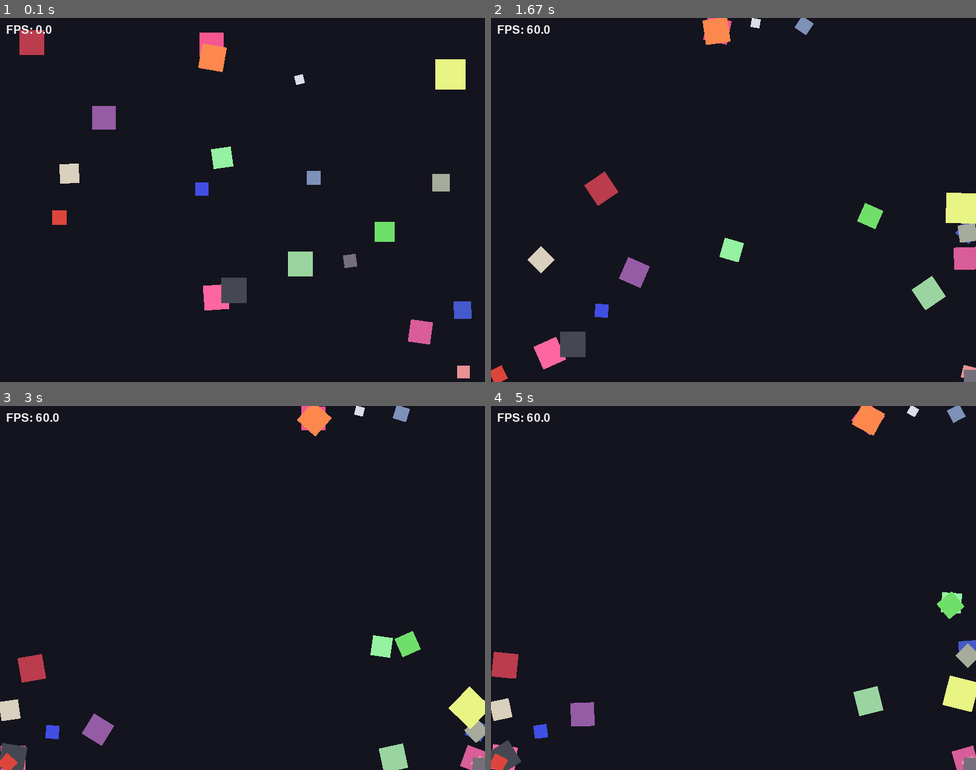
Above: before the commit, frames 1-4 (two rows, left to right).
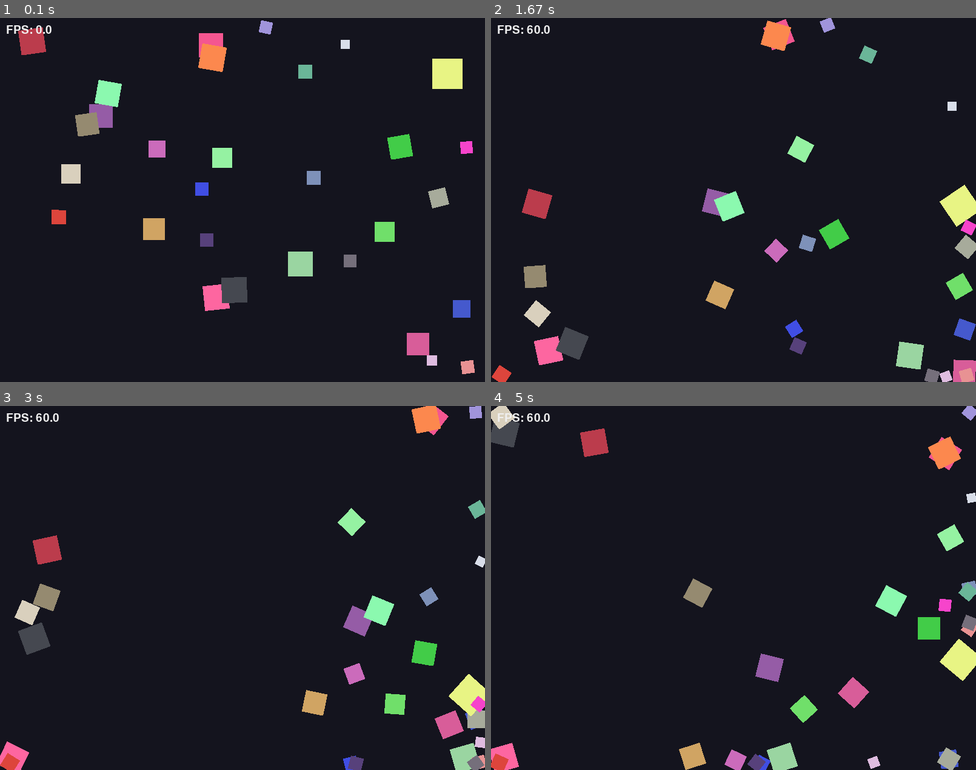
Above: after the commit, the same moments.

Repository: AgentAK2007/lab8-pygame
Game: pygame game, started from main.py
Same seed, same stepped clock (60 frames per second), same inputs: the game is played once before the commit and once after it.
Inputs:
- Up to frame 1 (0.1 s): no input
- Up to frame 2 (1.67 s): no input
- Up to frame 3 (3 s): no input
- Up to frame 4 (5 s): no input

The runs differ from the first frame. In frame 1, 3.0% of the frame differs, in the area x 3-98%, y 0-99%; in frame 2, 7.6%; in frame 3, 7.8%; in frame 4, 8.3%, in the area x 0-100%, y 0-100%.

Commit message:
exam: init - MY_EXAM.md

Diff:
--- /dev/null
+++ b/boids_exam.py
@@ -0,0 +1,217 @@
+import pygame
+import random
+import math
+from typing import List, Tuple
+
+
+class Config:
+    WIDTH: int = 800
+    HEIGHT: int = 600
+
+    NUM_BOIDS: int = 200
+    BOID_SIZE: int = 5
+    BOID_SPEED_MIN: int = 200  # Pixels per second
+    BOID_SPEED_MAX: int = 300  # Pixels per second
+
+    # TODO: Use the following parameters to implement the three main boid behaviors: separation, alignment, and cohesion
+    # Use the *_DISTANCE parameters in the _separation, _alignment, and _cohesion methods to determine which nearby boids to consider for each behavior.
+    # Use the *_STEER_STRENGTH parameters when applying the steering forces in the update() method.
+    # You may have to adjust these parameters to get good results, but they should be a good starting point for tuning the behaviors.
+
+    # Separation is the behavior where boids steer away from nearby boids to avoid crowding
+    SEPARATION_ON: bool = False  # Toggle separation behavior on/off
+    SEPARATION_DISTANCE: int = BOID_SIZE * 15  # Minimum distance to maintain from other boids
+    SEPARATION_STEER_STRENGTH: float = 5 # How strongly boids steer away from neighbors (vector-based)
+
+    # Alignment is the behavior where boids steer toward the average direction of nearby boids
+    ALIGNEMENT_ON: bool = False  # Toggle alignment behavior on/off
+    ALIGNMENT_DISTANCE: int = BOID_SIZE * 100  # Distance within which to consider neighbors for alignment
+    ALIGNEMENT_STEER_STRENGTH: float = .8  # How strongly boids steer toward average direction of neighbors (vector-based)
+
+    # Cohesion is the behavior where boids steer toward the average position of nearby boids
+    COHESION_ON: bool = False  # Toggle cohesion behavior on/off
+    COHESION_DISTANCE: int = BOID_SIZE * 50  # Distance within which to consider neighbors for cohesion
+    COHESION_STEER_STRENGTH: float = 5  # How strongly boids steer toward center of mass of neighbors (vector-based)
+
+    # Wall warp or bounce
+    WALL_BEHAVIOR: str = "bounce"  # "wrap" or "bounce"
+
+
+
+config = Config()
+
+# Main Boid class representing each boid in the simulation
+class Boid:
+    def __init__(self) -> None:
+        self.x: float = random.randint(0, config.WIDTH)
+        self.y: float = random.randint(0, config.HEIGHT)
+        self.speed: float = random.uniform(config.BOID_SPEED_MIN, config.BOID_SPEED_MAX)
+        angle: float = random.uniform(0, 2 * math.pi)
+        self.vx: float = self.speed * math.cos(angle)
+        self.vy: float = self.speed * math.sin(angle)
+
+
+    # TODO: Implement speed clamping to ensure boids don't exceed max speed
+    def _clampSpeed(self) -> None:
+        pass
+
+    # TODO: Implement Screen Wrapping
+    # Screen wrapping: if a boid goes off one edge of the screen,
+    # it should reappear on the opposite edge
+    def _screen_wrap(self) -> None:
+        pass
+
+    # Default wall behavior is bounce: if a boid hits the edge of the screen,
+    # it should bounce back in the opposite direction
+    def _screen_bounce(self) -> None:
+        if self.x < config.BOID_SIZE or self.x > config.WIDTH - config.BOID_SIZE:
+            self.vx = -self.vx
+            self.x = max(config.BOID_SIZE, min(self.x, config.WIDTH - config.BOID_SIZE))
+        if self.y < config.BOID_SIZE or self.y > config.HEIGHT - config.BOID_SIZE:
+            self.vy = -self.vy
+            self.y = max(config.BOID_SIZE, min(self.y, config.HEIGHT - config.BOID_SIZE))
+
+    # TODO: Implement Random Steering of the velocity vector to create more natural movement
+    def _random_steer(self, spread: float = 0.2) -> None:
+        # # Randomly steer a bit to create more natural movement
+        pass
+
+
+    # TODO: Implement the three main boid behaviors: separation, alignment, and cohesion
+
+    # Separation: steer away from nearby boids to avoid crowding:
+    # _separation returns a vector pointing away from nearby boids
+    # Explanation: For each nearby boid, calculate a vector pointing away from it,
+    # inversely proportional to the distance.
+    # Then sum these vectors to get the overall separation steering force.
+    def _separation(self, boids: List['Boid']) -> pygame.Vector2:
+        steer : pygame.Vector2 = pygame.Vector2(0, 0)
+        return steer
+
+    # Alignment: steer toward the average direction of nearby boids:
+    # _alignment returns a vector pointing in the average direction of nearby boids
+    # Explanation: For each nearby boid, get its velocity vector and sum them up.
+    # Then divide by the number of nearby boids to get the average velocity,
+    # and subtract the current boid's velocity to get the alignment steering force.
+    def _alignment(self, boids: List['Boid']) -> pygame.Vector2:
+        steer : pygame.Vector2 = pygame.Vector2(0, 0)
+        return steer
+
+    # Cohesion: steer toward the average position of nearby boids:
+    # _cohesion returns a vector pointing toward the average position of nearby boids
+    # Explanation: For each nearby boid, get its position and sum them up.
+    # Then divide by the number of nearby boids to get the average position,
+    # and subtract the current boid's position to get the cohesion steering force.
+    def _cohesion(self, boids: List['Boid']) -> pygame.Vector2:
+        steer : pygame.Vector2 = pygame.Vector2(0, 0)
+        return steer
+
+
+    # TODO: Use _random_steer, _separation, _alignment and _cohesion in update()
+    def update(self, boids: List['Boid'], dt: int) -> None:
+        # dt is in milliseconds, convert to seconds for physics calculations, when applying steering forces
+        # and the speed which are in pixels per second
+        dt_seconds: float = dt / 1000.0
+
+        # TODO: Use _random_steer, _separation, _alignment and _cohesion in update()
+        # Explanation:
+        # Use the _separation, _alignment, and _cohesion methods to calculate the steering forces based on nearby boids.
+        # Use the flags in the Config class to determine which behaviors are active
+        # and apply the corresponding steering forces to the boid's velocity
+        # using the defined strengths (*_STEER_STRENGTH) for each behavior.
+
+        self._random_steer()
+
+        # Update the boid's position based on its velocity.
+        self.x += self.vx * dt_seconds
+        self.y += self.vy * dt_seconds
+
+        # Last, handle wall behavior (bounce or wrap)
+        if config.WALL_BEHAVIOR == "bounce":
+            self._screen_bounce()
+        else:
+            self._screen_wrap()
+
+
+    # Draw boid as a triangle pointing in the direction of velocity
+    def draw(self, screen: pygame.Surface) -> None:
+        arrow_spread_angle: float = 2.5  # Radians between the two back points of the triangle
+        angle: float = math.atan2(self.vy, self.vx)
+        points: List[Tuple[float, float]] = [
+            (self.x + math.cos(angle) * config.BOID_SIZE, self.y + math.sin(angle) * config.BOID_SIZE),
+            (self.x + math.cos(angle + arrow_spread_angle) * config.BOID_SIZE, self.y + math.sin(angle + arrow_spread_angle) * config.BOID_SIZE),
+            (self.x + math.cos(angle - arrow_spread_angle) * config.BOID_SIZE, self.y + math.sin(angle - arrow_spread_angle) * config.BOID_SIZE),
+        ]
+        pygame.draw.polygon(screen, (255, 255, 255), points)
+
+# Draw HUD (Heads Up Display) with FPS and behavior statuses
+def draw_hud(screen: pygame.Surface, font: pygame.font.Font, config: Config, fps: float) -> None:
+    # Draw separation status and alignment and FPS on the screen
+    text: str = f"FPS: {fps:.2f}   (Press 'ESC' or 'Q' to quit)"
+    img: pygame.Surface = font.render(text, True, (255, 255, 255))
+    screen.blit(img, (10, 10))
+    text: str = f"Separation: {'ON' if config.SEPARATION_ON else 'OFF'} - Press 'S' to toggle"
+    img = font.render(text, True, (255, 255, 255))
+    screen.blit(img, (10, 25))
+    text: str = f"Alignment: {'ON' if config.ALIGNEMENT_ON else 'OFF'} - Press 'A' to toggle"
+    img = font.render(text, True, (255, 255, 255))
+    screen.blit(img, (10, 40))
+    text: str = f"Cohesion: {'ON' if config.COHESION_ON else 'OFF'} - Press 'C' to toggle"
+    img = font.render(text, True, (255, 255, 255))
+    screen.blit(img, (10, 55))
+    text: str = f"Wall Behavior: {config.WALL_BEHAVIOR.capitalize()} - Press 'W' to toggle"
+    img = font.render(text, True, (255, 255, 255))
+    screen.blit(img, (10, 70))
+
+
+# Main function to run the simulation
+def run_simulation() -> None:
+
+    # Initialize Pygame and create screen, clock, and font
+    pygame.init()
+    screen: pygame.Surface = pygame.display.set_mode((Config.WIDTH, Config.HEIGHT))
+    clock: pygame.time.Clock = pygame.time.Clock()
+    font: pygame.font.Font = pygame.font.SysFont(None, 18)
+
+    # Create boids
+    boids: List[Boid] = [Boid() for _ in range(Config.NUM_BOIDS)]
+
+    # Main loop
+    running: bool = True
+    while running:
+        dt: int = clock.tick(60)  # Elapsed time in milliseconds since last frame
+        fps: float = clock.get_fps() # Current frames per second
+
+        # Screen clearing
+        screen.fill((0, 0, 0))
+
+        # Handle events
+        for event in pygame.event.get():
+            if event.type == pygame.QUIT:
+                running = False
+            if event.type == pygame.KEYDOWN:
+                if event.key == pygame.K_ESCAPE or event.key == pygame.K_q:
+                    running = False
+                if event.key == pygame.K_s:
+                    config.SEPARATION_ON = not config.SEPARATION_ON
+                if event.key == pygame.K_a:
+                    config.ALIGNEMENT_ON = not config.ALIGNEMENT_ON
+                if event.key == pygame.K_c:
+                    config.COHESION_ON = not config.COHESION_ON
+                if event.key == pygame.K_w:
+                    config.WALL_BEHAVIOR = "bounce" if config.WALL_BEHAVIOR == "wrap" else "wrap"
+
+        # Update and draw boids in one loop
+        for boid in boids:
+            boid.update(boids, dt)
+            boid.draw(screen)
+
+        # Draw HUD (Heads Up Display) with FPS and behavior statuses
+        draw_hud(screen, font, config, fps)
+        pygame.display.flip()
+
+    pygame.quit()
+
+# Main entry point to run the simulation
+if __name__ == "__main__":
+    run_simulation()
--- a/main.py
+++ b/main.py
@@ -8,7 +8,7 @@
 MIN_SQUARE_SIZE = 15
 MAX_SQUARE_SIZE = 50
 BASE_SPEED = 7200
-SQUARE_COUNT = 20
+SQUARE_COUNT = 30
 BACKGROUND_COLOR = (20, 20, 30)
 FPS = 60
 
@@ -120,30 +120,52 @@
         return (dx / distance, dy / distance)
 
     def apply_steering_and_jitter(self, squares: list['MovingSquare']) -> None:
-        """Steer away from larger squares, chase smaller ones, and keep random motion jitter."""
+        """Steer away from larger squares, chase smaller ones, avoid walls, and keep random motion jitter."""
         threat = self.find_nearest_larger_square(squares)
         prey = self.find_nearest_smaller_square(squares)
 
-        # Flee if a chasing square is close
+        # Base speed based on size
+        speed = BASE_SPEED / self.size
+
+        # Priority 1: Self Preservation (Flee if a threat is close)
         if threat and self.distance_between_centers(threat) < 150:
             flee_vx, flee_vy = self.compute_flee_vector(threat)
-            escape_speed = BASE_SPEED / self.size
-            self.vx = flee_vx * escape_speed
-            self.vy = flee_vy * escape_speed
-
-        # Hunt feature  Chase if prey is in range and not being chased
+            self.vx = flee_vx * speed
+            self.vy = flee_vy * speed
+
+        # Priority 2: Hunt (Chase if prey is in range and no immediate threat exists)
         elif prey and self.distance_between_centers(prey) < 200:
             chase_vx, chase_vy = self.compute_chase_vector(prey)
-            chase_speed = BASE_SPEED / self.size
-            self.vx = chase_vx * chase_speed
-            self.vy = chase_vy * chase_speed
+            self.vx = chase_vx * speed
+            self.vy = chase_vy * speed
+
+        # --- NEW: Margin Bounce Logic ---
+        margin = 50 # Distance from the edge where the bounce starts
+        turn_factor = speed * 0.1 # How strongly it steers away from the wall
+
+        if self.x < margin:
+            self.vx += turn_factor
+        if self.x > WINDOW_WIDTH - self.size - margin:
+            self.vx -= turn_factor
+        if self.y < margin:
+            self.vy += turn_factor
+        if self.y > WINDOW_HEIGHT - self.size - margin:
+            self.vy -= turn_factor
+
+        # Normalize the velocity after the margin bounce so they don't speed up infinitely
+        current_speed = math.hypot(self.vx, self.vy)
+        if current_speed > 0:
+            self.vx = (self.vx / current_speed) * speed
+            self.vy = (self.vy / current_speed) * speed
+        # ---------------------------------
 
         # Blend steering with small random changes to avoid straight rigid movement.
         if random.random() < 0.05:
             self.vx += random.choice([-30.0, 30.0])
             self.vy += random.choice([-30.0, 30.0])
 
-            max_speed = BASE_SPEED / self.size
+            # Cap the speed slightly higher than the base speed to allow for the jitter
+            max_speed = speed * 1.2
             self.vx = max(-max_speed, min(max_speed, self.vx))
             self.vy = max(-max_speed, min(max_speed, self.vy))
 
@@ -164,19 +186,25 @@
         # Updates Steering state before applying movement.
         self.apply_steering_and_jitter(squares)
 
+        # WALL OVERRIDE: If touching a wall and trying to move into it, force the velocity away from the wall
+        if self.x <= 0 and self.vx < 0:
+            self.vx = abs(self.vx)
+        elif self.x >= WINDOW_WIDTH - self.size and self.vx > 0:
+            self.vx = -abs(self.vx)
+
+        if self.y <= 0 and self.vy < 0:
+            self.vy = abs(self.vy)
+        elif self.y >= WINDOW_HEIGHT - self.size and self.vy > 0:
+            self.vy = -abs(self.vy)
+
         # Time-based integration
         self.x += self.vx * dt
         self.y += self.vy * dt
         self.angle = (self.angle + self.rotation_speed * dt) % 360
 
-        # Bounce off the games boundarys.
-        if self.x <= 0 or self.x >= WINDOW_WIDTH - self.size:
-            self.vx *= -1
-            self.x = max(0, min(self.x, float(WINDOW_WIDTH - self.size)))
-
-        if self.y <= 0 or self.y >= WINDOW_HEIGHT - self.size:
-            self.vy *= -1
-            self.y = max(0, min(self.y, float(WINDOW_HEIGHT - self.size)))
+        # Strictly clamp position to the game's boundaries so they never slip out
+        self.x = max(0, min(self.x, float(WINDOW_WIDTH - self.size)))
+        self.y = max(0, min(self.y, float(WINDOW_HEIGHT - self.size)))
 
     def draw(self, surface: pygame.Surface) -> None:
         """Draw the square as a rotated sprite centered on its current position."""
Not shown, added: .github/agents/architecture-graphs.agent.md
Not shown, changed: .github/agents/code-explorer.agent.md
Not shown, added: .github/agents/flash-quiz-site.agent.md
Not shown, added: .github/agents/light-refactoring.agent.md
Not shown, changed: JOURNAL.md
Not shown, added: MY_EXAM.md
Not shown, added: docs/architecture.html
Not shown, added: docs/architecture.md
